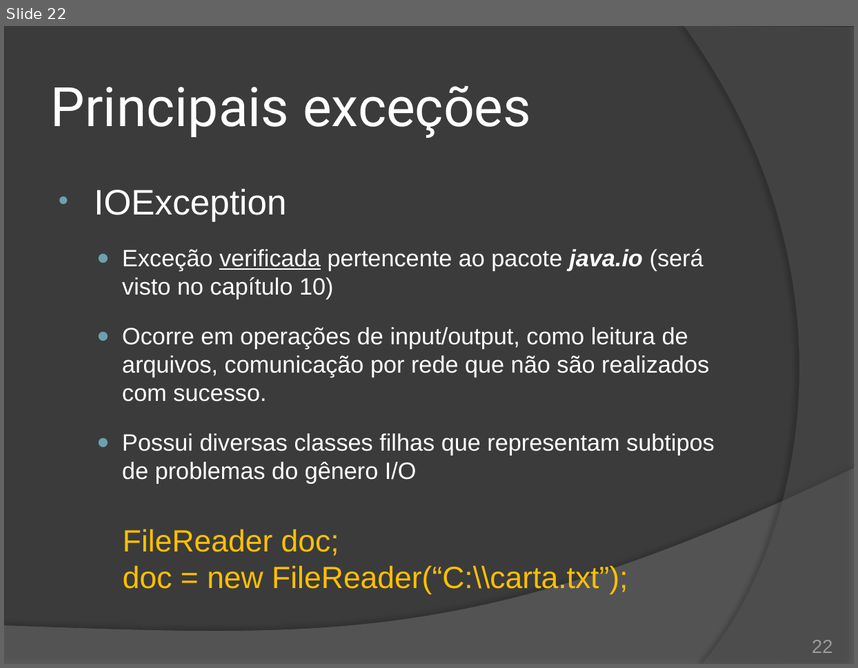
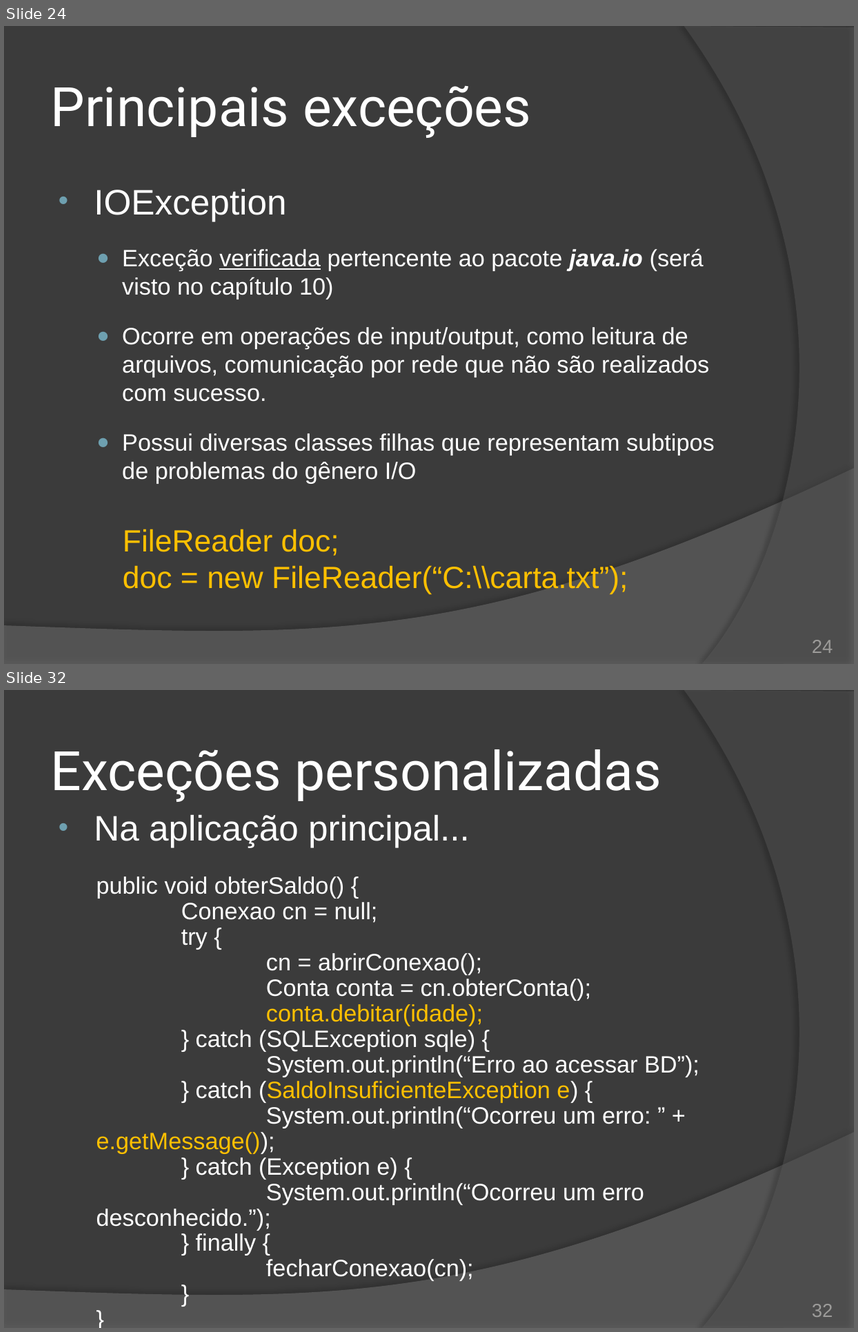
Before and after one commit to duchesqui/slzvieira-training, a slide deck: 2-Java-Programmer-Modulo-II/12.Capitulo06.pptx. Shown one above the other, each under a label of ours: slide 22 before the commit, slides 24 and 32 after it; the slides between them are not shown. The pictures are 858x668 and 858x1332 pixels, drawn with LibreOffice and Linux fonts; fonts in the diff are those of the drawing. Boxes give left, top, right and bottom in pixels: in the first picture for what was removed or moved away, otherwise in the second. Text is boxed around its words. In the diff, an @@ line names an element or a change of style, - is before the commit and + after.

Commit message:
Últimos slides de tratamento de exceções.

```diff
--- a/2-Java-Programmer-Modulo-II/12.Capitulo06.pptx
+++ b/2-Java-Programmer-Modulo-II/12.Capitulo06.pptx
@@ slide 32 added at (4, 690, 854, 1328), background #3B3B3B; not listed: 2 template elements that a slide beside it also shows @@
@@ title added at (51, 749, 662, 802), 46 pt, text #FFFFFF @@
+Exceções personalizadas
@@ text added at (94, 815, 700, 1230), 20 pt, text #FFFFFF @@
+• Na aplicação principal...
+public void obterSaldo() {
+Conexao cn = null;
+try {
+cn = abrirConexao();
+Conta conta = cn.obterConta();
+conta.debitar(idade);
+} catch (SQLException sqle) {
+System.out.println(“Erro ao acessar BD”);
+} catch (SaldoInsuficienteException e) {
+System.out.println(“Ocorreu um erro: ” + e.getMessage());
+} catch (Exception e) {
+System.out.println(“Ocorreu um erro desconhecido.”);
+} finally {
+fecharConexao(cn);
+}
+}
@@ page number added at (812, 1303, 833, 1317), 16 pt, text #9D9B9A @@
+32
@@ what was slide 22 is now slide 24 @@
@@ page number at (812, 639, 833, 653): text changed @@
-22
+24
```
Also in this commit, not shown: 8 slides changed, 7 other slides added, 1 slide removed.
